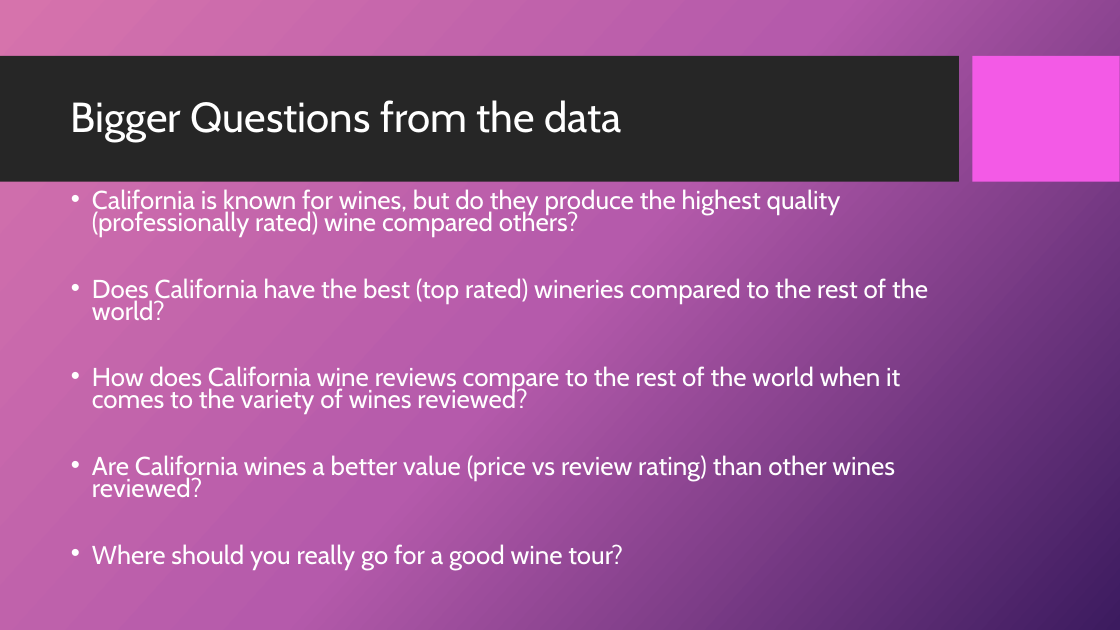
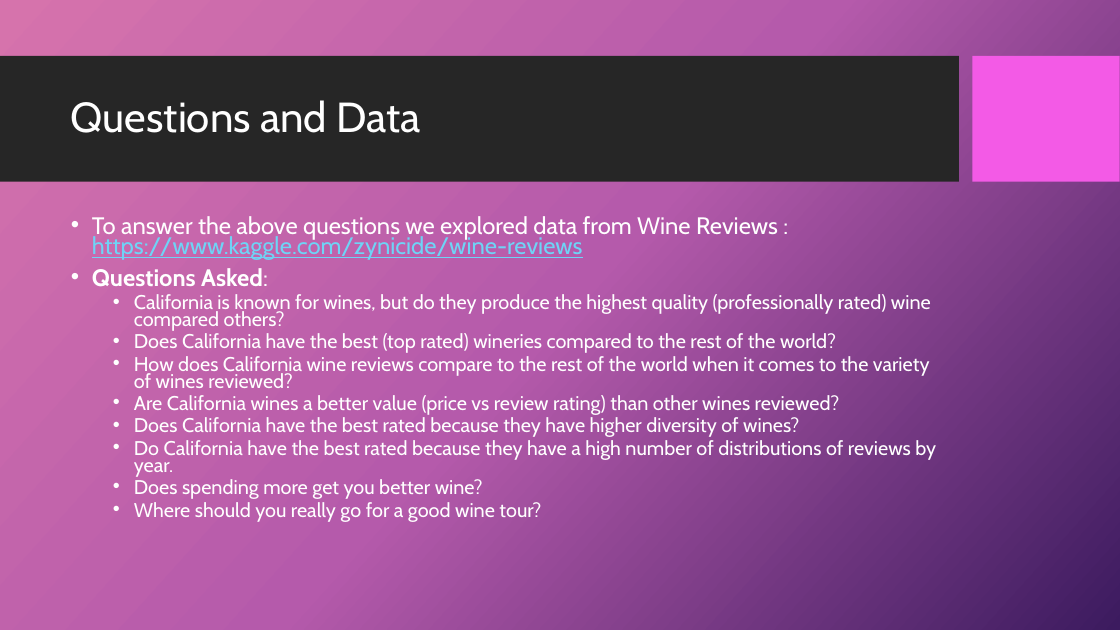
Before and after one commit to 4Reference/Project1, a slide deck: slide 4 of Data Science_Project 1_Group2.pptx. Drawn at 1120x630 pixels with LibreOffice and Linux fonts; fonts in the diff are those of the drawing; background and template pictures are left out. Boxes give left, top, right and bottom in pixels: in the first picture for what was removed or moved away, otherwise in the second. Text is boxed around its words. In the diff, an @@ line names an element or a change of style, - is before the commit and + after.

```diff
--- a/Data Science_Project 1_Group2.pptx
+++ b/Data Science_Project 1_Group2.pptx
@@ title at (71, 100, 421, 133): text changed @@
-Bigger Questions from the data
+Questions and Data
@@ text "To answer the above questions ...": place and size @@
-text "To answer the above questions ..." at (92, 189, 928, 569)
+text "To answer the above questions ..." at (92, 216, 936, 522)
@@ text at (92, 216, 778, 287): paragraphs added @@
+• To answer the above questions we explored data from Wine Reviews : https://www.kaggle.com/zynicide/wine-reviews
+• Questions Asked:
@@ text at (134, 294, 931, 522): size 22.2 to 17 pt in "California is known for wines, but do ...", "Does California have the best (top rated) ...", "How does California wine reviews compare to ...", "Are California wines a better value (price ..." and 1 more places; list level 1 to 2 in "California is known for wines, ..."; list level 1 to 2 in "Does California have the best ..."; list level 1 to 2 in "How does California wine reviews ..."; list level 1 to 2 in "Are California wines a better ..."; list level 1 to 2 in "Where should you really go ..." @@
@@ text at (134, 417, 936, 499): paragraphs added @@
+  • Does California have the best rated because they have higher diversity of wines?
+  • Do California have the best rated because they have a high number of distributions of reviews by year.
+  • Does spending more get you better wine?
```
Also in this commit, not shown: 5 other slides changed, 10 slides added, 7 slides removed.
